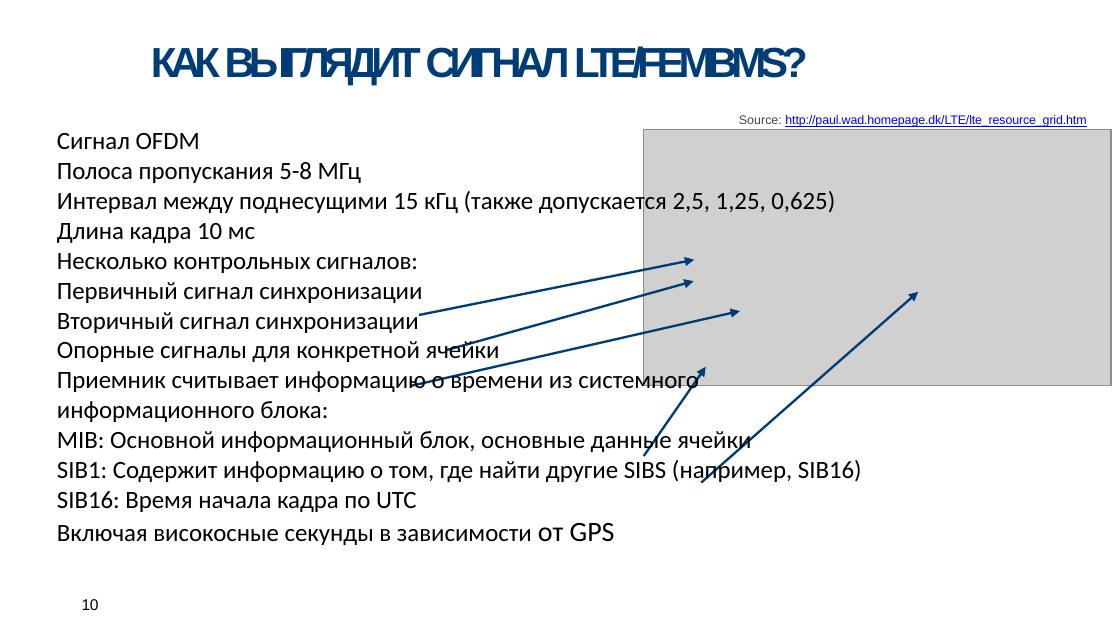
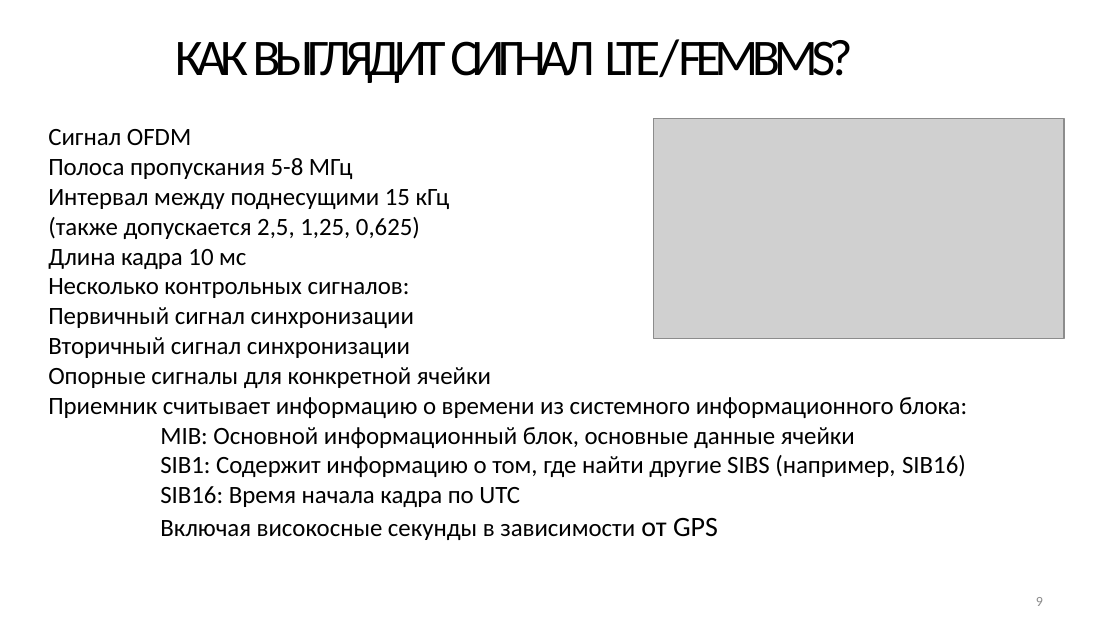
Before and after one commit to SiwaNetwork/QUANTUM, a slide deck: slide 9 of Time-Card/ДОКУМЕНТЫ/МАТЕРИАЛ СТАТЬИ/время 5г тв).pptx (slide 10 before the commit). Drawn at 1120x630 pixels with LibreOffice and Linux fonts; fonts in the diff are those of the drawing; grey boxes stand for pictures; background and template pictures are left out. Boxes give left, top, right and bottom in pixels: in the first picture for what was removed or moved away, otherwise in the second. Text is boxed around its words. In the diff, an @@ line names an element or a change of style, - is before the commit and + after.

```diff
--- a/Time-Card/ДОКУМЕНТЫ/МАТЕРИАЛ СТАТЬИ/время 5г тв).pptx
+++ b/Time-Card/ДОКУМЕНТЫ/МАТЕРИАЛ СТАТЬИ/время 5г тв).pptx
@@ title "КАК ВЫГЛЯДИТ СИГНАЛ LTE / ..." at <box>175,39,852,83</box>: vertical alignment top to middle @@
@@ title at <box>175,39,852,83</box>: text changed; size 27 to 33 pt; font Arial to Calibri; text colour #003D76 to #000000; bold off @@
-КАК ВЫГЛЯДИТ СИГНАЛ LTE/FEMBMS?
+КАК ВЫГЛЯДИТ СИГНАЛ LTE / FEMBMS?
@@ text "Сигнал OFDM": place and size @@
-text "Сигнал OFDM" at <box>57,133,862,545</box>
+text "Сигнал OFDM" at <box>48,129,967,540</box>
@@ picture: place and size @@
-picture at <box>644,130,1111,386</box>
+picture at <box>653,119,1064,338</box>
@@ text removed at <box>739,115,1086,127</box> @@
-Source: http://paul.wad.homepage.dk/LTE/lte_resource_grid.htm
@@ text at <box>48,189,450,239</box>: text changed @@
-Интервал между поднесущими 15 кГц (также допускается 2,5, 1,25, 0,625)
+Интервал между поднесущими 15 кГц
+(также допускается 2,5, 1,25, 0,625)
@@ freeform shape removed at <box>410,256,918,483</box> @@
@@ page number removed at <box>82,599,99,610</box> @@
-10
@@ page number added at <box>1036,597,1043,606</box>, 9 pt, text #8C8C8C @@
+9
```
Also in this commit, not shown: 15 other slides changed, 1 slide added, 17 slides removed, 1 other file.
